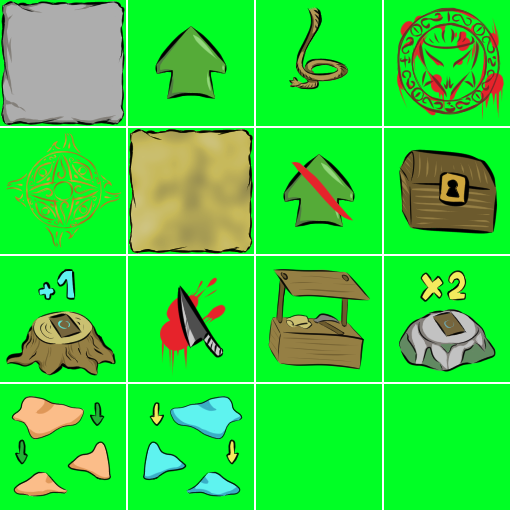
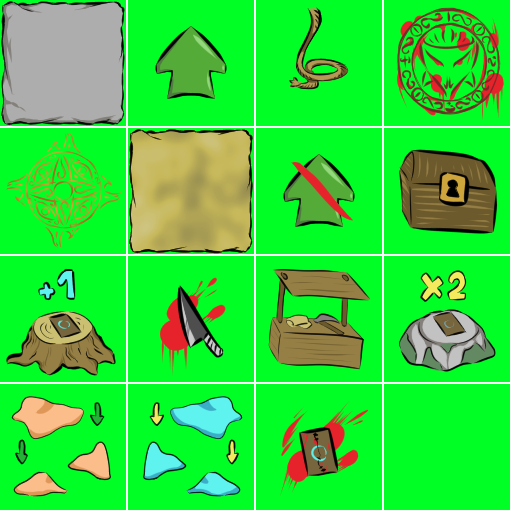
Comparing the layer stacks of the two 512 x 512 images. Changes:
painted on "line" (2nd of 2, in "line") over [279, 401, 368, 498]
painted on "color" (2nd of 2, in "color") over [279, 401, 368, 498]
